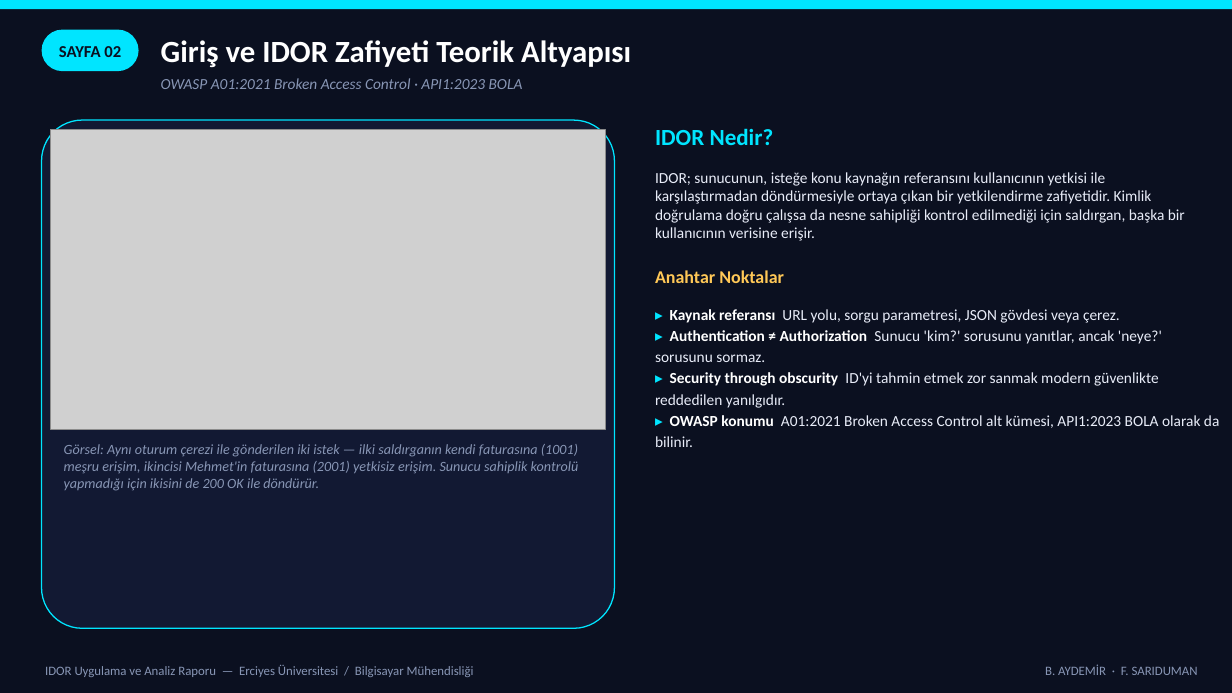
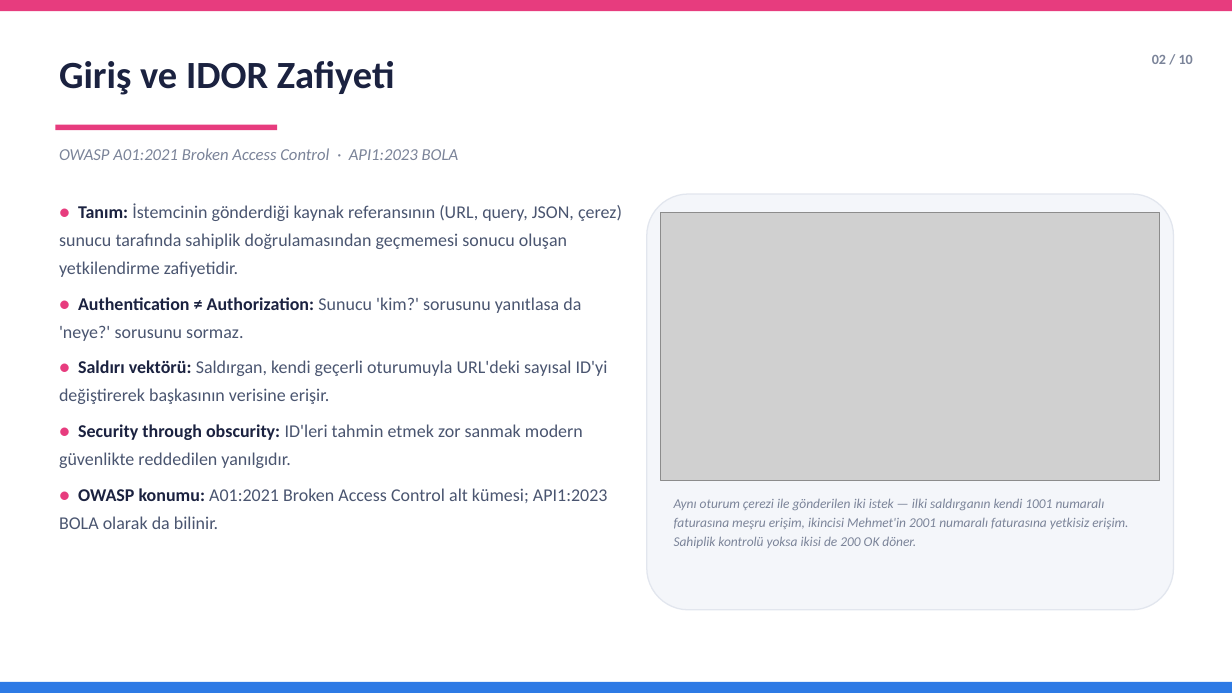
Before and after one commit to aydemirbrkay/IDOR, a slide deck: slide 3 of IDOR_Sunum.pptx. Drawn at 1232x693 pixels with LibreOffice and Linux fonts; fonts in the diff are those of the drawing; grey boxes stand for pictures. Boxes give left, top, right and bottom in pixels: in the first picture for what was removed or moved away, otherwise in the second. Text is boxed around its words. In the diff, an @@ line names an element or a change of style, - is before the commit and + after.

```diff
--- a/IDOR_Sunum.pptx
+++ b/IDOR_Sunum.pptx
@@ rectangle at (0,0,1232,11): fill #00E5FF to #E73C7E @@
@@ rectangle removed at (0,0,1232,693) @@
@@ rounded rectangle removed at (42,30,139,71) @@
@@ text "Giriş ve IDOR Zafiyeti" at (59,61,395,95): vertical alignment middle to top @@
@@ text "02 / 10" at (1152,55,1193,64): vertical alignment middle to top @@
@@ text at (1152,55,1193,64): text changed; size 13 to 11 pt; text colour #0B1020 to #7B8499 @@
-SAYFA 02
+02 / 10
@@ text at (59,61,395,95): text changed; size 24 to 30 pt; text colour #FFFFFF to #1B2240 @@
-Giriş ve IDOR Zafiyeti Teorik Altyapısı
+Giriş ve IDOR Zafiyeti
@@ rounded rectangle removed at (42,120,615,628) @@
@@ picture removed at (51,129,605,430) @@
@@ text "OWASP A01:2021 Broken Access Control ...": place and size @@
-text "OWASP A01:2021 Broken Access Control ..." at (161,78,523,89)
+text "OWASP A01:2021 Broken Access Control ..." at (59,148,459,160)
@@ text "OWASP A01:2021 Broken Access Control ..." at (59,148,459,160): size 12 to 13 pt, text colour #8896B5 to #7B8499; line spacing 1 to 1.15 @@
@@ rectangle added at (55,125,277,130), fill #E73C7E @@
@@ text removed at (655,128,774,145) @@
-IDOR Nedir?
@@ text removed at (655,172,1185,241) @@
-IDOR; sunucunun, isteğe konu kaynağın referansını kullanıcının yetkisi ile karşılaştırmadan döndürmesiyle ortaya çıkan bir yetkilendirme zafiyetidir. Kimlik doğrulama doğru çalışsa da nesne sahipliği kontrol edilmediği için saldırgan, başka bir kullanıcının verisine erişir.
@@ text at (59,203,622,529): text changed; size 12 to 14 pt; text colour #E8ECF8 to #4A5570 @@
-▸ Kaynak referansı URL yolu, sorgu parametresi, JSON gövdesi veya çerez.
-▸ Authentication ≠ Authorization Sunucu 'kim?' sorusunu yanıtlar, ancak 'neye?' sorusunu sormaz.
-▸ Security through obscurity ID'yi tahmin etmek zor sanmak modern güvenlikte reddedilen yanılgıdır.
-▸ OWASP konumu A01:2021 Broken Access Control alt kümesi, API1:2023 BOLA olarak da bilinir.
+● Tanım: İstemcinin gönderdiği kaynak referansının (URL, query, JSON, çerez) sunucu tarafında sahiplik doğrulamasından geçmemesi sonucu oluşan yetkilendirme zafiyetidir.
+● Authentication ≠ Authorization: Sunucu 'kim?' sorusunu yanıtlasa da 'neye?' sorusunu sormaz.
+● Saldırı vektörü: Saldırgan, kendi geçerli oturumuyla URL'deki sayısal ID'yi değiştirerek başkasının verisine erişir.
+● Security through obscurity: ID'leri tahmin etmek zor sanmak modern güvenlikte reddedilen yanılgıdır.
+● OWASP konumu: A01:2021 Broken Access Control alt kümesi; API1:2023 BOLA olarak da bilinir.
@@ rounded rectangle added at (647,194,1174,610), fill #F4F6FA, outline #E2E6EE 1 pt @@
@@ picture added at (661,213,1160,481) @@
@@ text removed at (655,270,784,283) @@
-Anahtar Noktalar
@@ text at (674,498,1128,548): text changed; size 11 to 10.5 pt; text colour #8896B5 to #7B8499 @@
-Görsel: Aynı oturum çerezi ile gönderilen iki istek — ilki saldırganın kendi faturasına (1001) meşru erişim, ikincisi Mehmet'in faturasına (2001) yetkisiz erişim. Sunucu sahiplik kontrolü yapmadığı için ikisini de 200 OK ile döndürür.
+Aynı oturum çerezi ile gönderilen iki istek — ilki saldırganın kendi 1001 numaralı faturasına meşru erişim, ikincisi Mehmet'in 2001 numaralı faturasına yetkisiz erişim. Sahiplik kontrolü yoksa ikisi de 200 OK döner.
@@ rectangle added at (0,682,1232,693), fill #2D7AE5 @@
@@ text removed at (45,665,474,677) @@
-IDOR Uygulama ve Analiz Raporu — Erciyes Üniversitesi / Bilgisayar Mühendisliği
@@ text removed at (1045,664,1198,675) @@
-B. AYDEMİR · F. SARIDUMAN
```
Also in this commit, not shown: 11 other slides changed.
